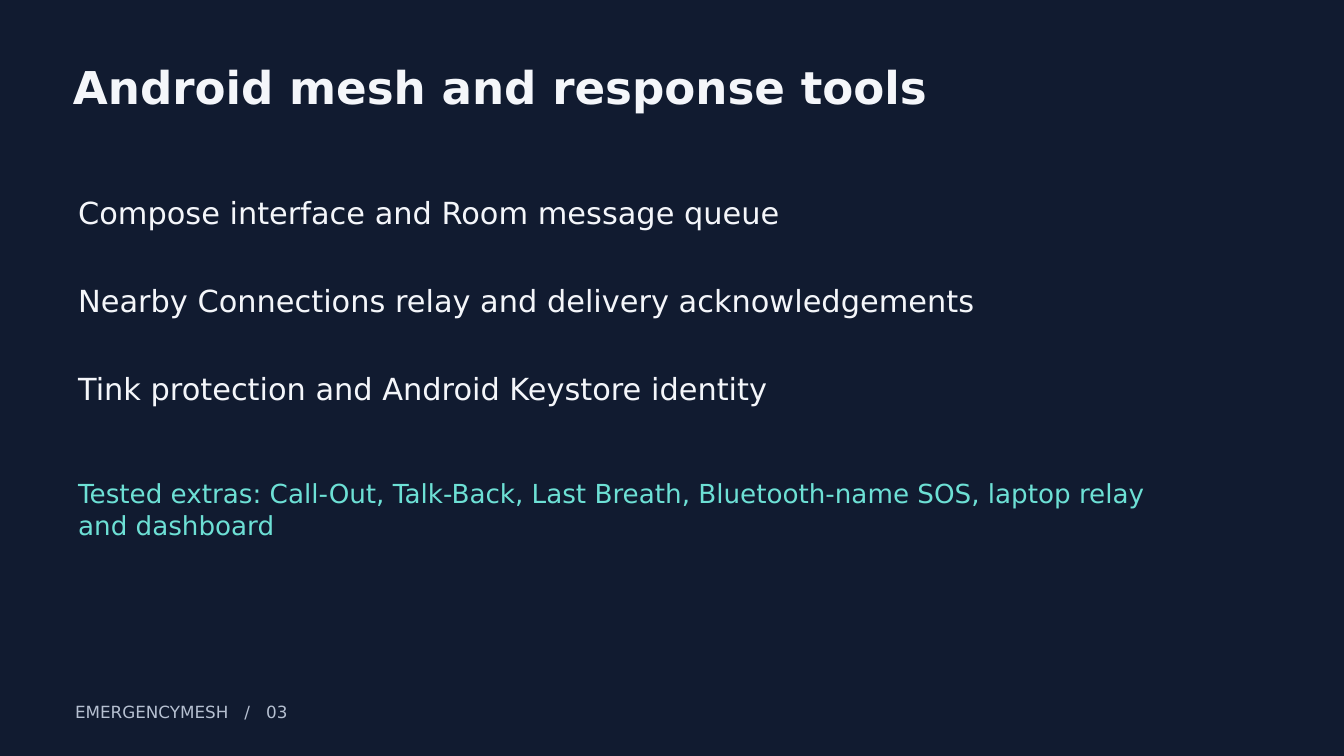
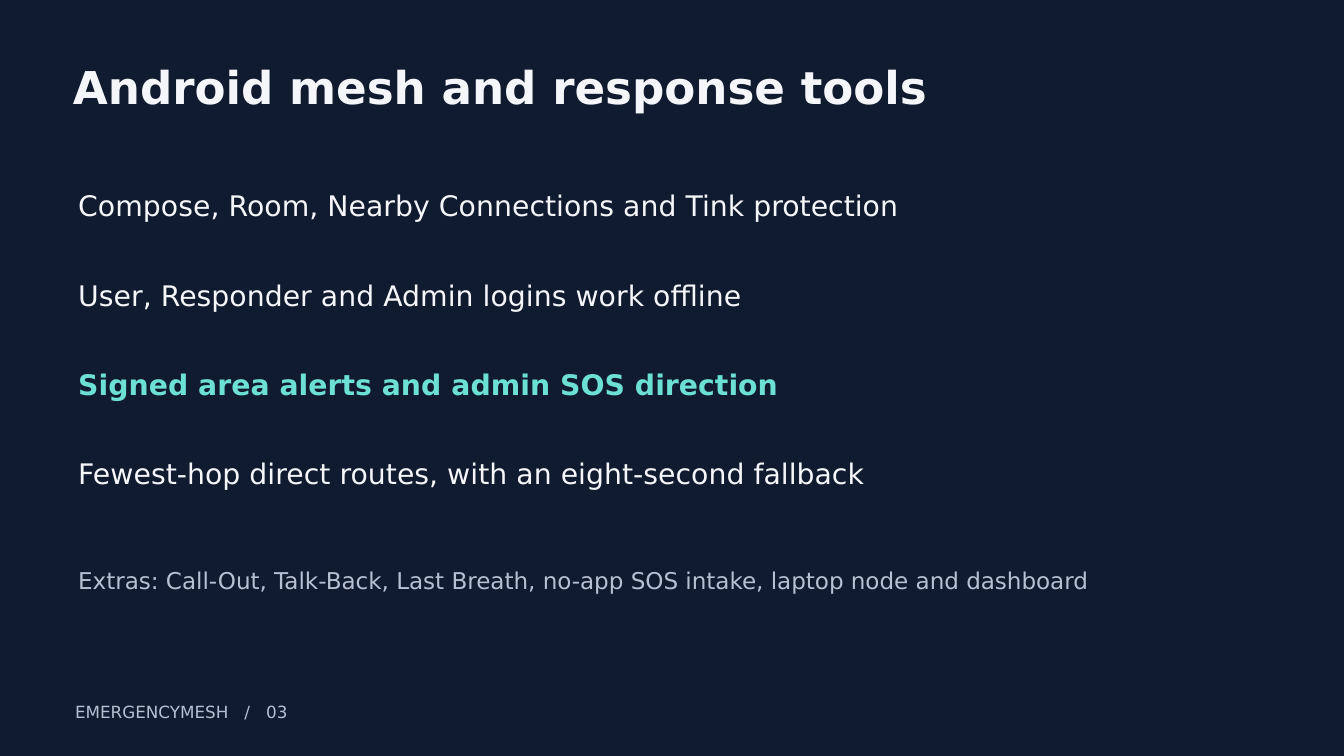
Before and after one commit to cbitosc/HFT26-TEAM-30, a slide deck: slide 3 of docs/TEAM30_SUBMISSION.pptx. Drawn at 1344x756 pixels with LibreOffice and Linux fonts; fonts in the diff are those of the drawing. Boxes give left, top, right and bottom in pixels: in the first picture for what was removed or moved away, otherwise in the second. Text is boxed around its words. In the diff, an @@ line names an element or a change of style, - is before the commit and + after.

```diff
--- a/docs/TEAM30_SUBMISSION.pptx
+++ b/docs/TEAM30_SUBMISSION.pptx
@@ text at [78, 194, 898, 222]: text changed; size 21.8 to 20.2 pt @@
-Compose interface and Room message queue
+Compose, Room, Nearby Connections and Tink protection
@@ text removed at [78, 289, 974, 318] @@
-Nearby Connections relay and delivery acknowledgements
@@ text added at [78, 284, 741, 312], 20.2 pt, text #F4F6FA @@
+User, Responder and Admin logins work offline
@@ text removed at [78, 377, 767, 407] @@
-Tink protection and Android Keystore identity
@@ text added at [78, 373, 778, 401], 20.2 pt, text #6DE0D5, bold @@
+Signed area alerts and admin SOS direction
@@ text added at [78, 462, 864, 490], 20.2 pt, text #F4F6FA @@
+Fewest-hop direct routes, with an eight-second fallback
@@ text at [78, 571, 1088, 594]: text changed; size 18.8 to 16.5 pt; text colour #6DE0D5 to #B6C0D1 @@
-Tested extras: Call-Out, Talk-Back, Last Breath, Bluetooth-name SOS, laptop relay and dashboard
+Extras: Call-Out, Talk-Back, Last Breath, no-app SOS intake, laptop node and dashboard
```
Also in this commit, not shown: 3 slides added, 3 slides removed, 2 other files.
